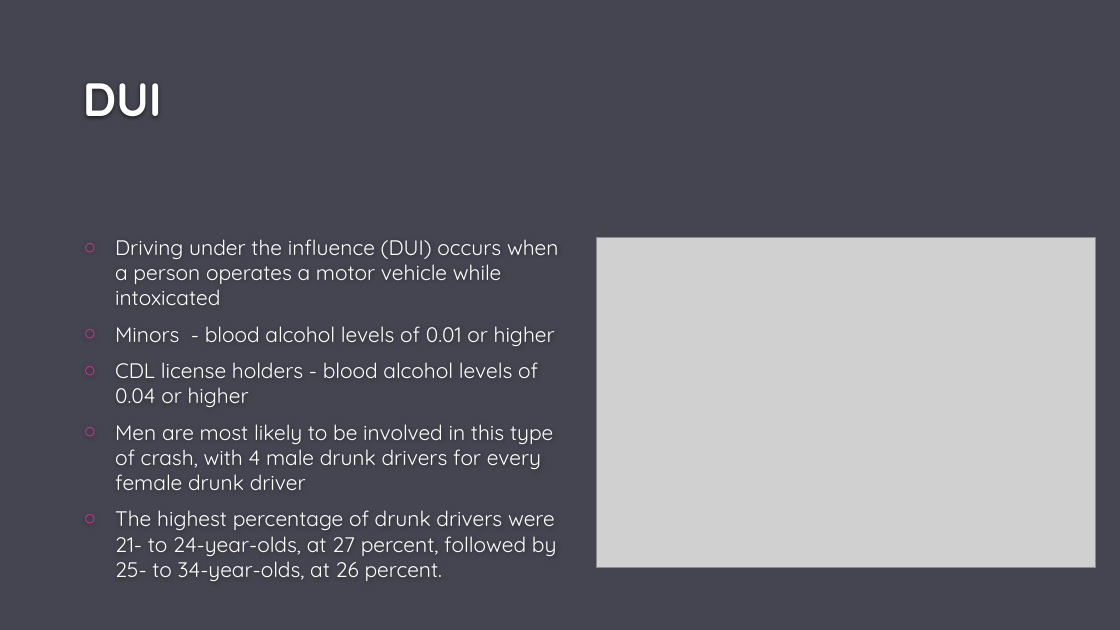
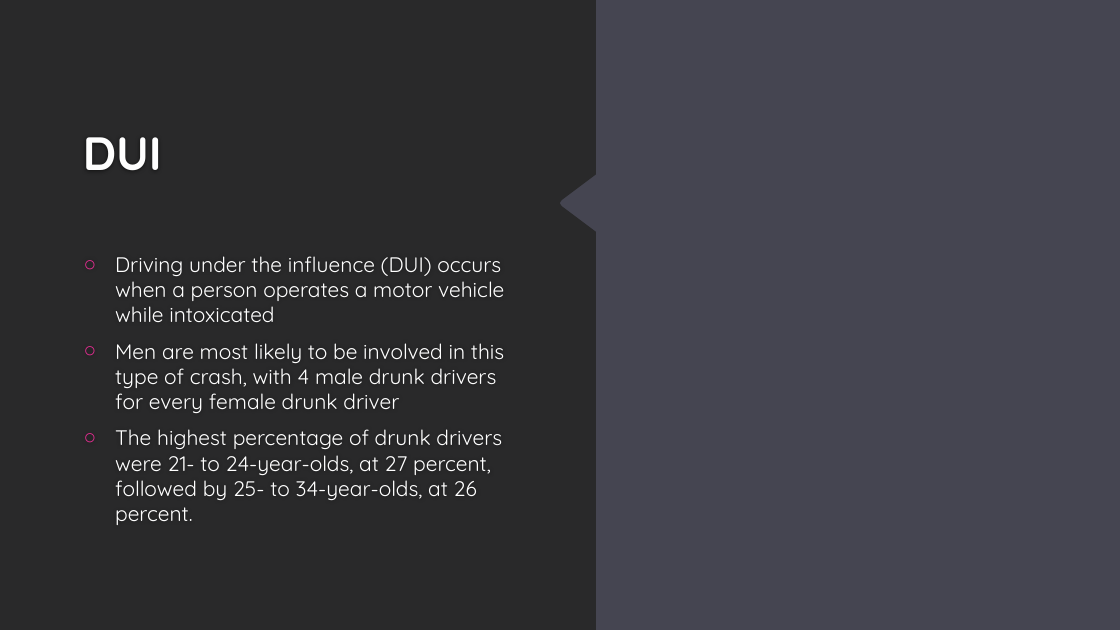
Before and after one commit to ajkim19/TNCs_and_DUI_Deaths, a slide deck: slide 7 of Project 1/Project-1.pptx. Drawn at 1120x630 pixels with LibreOffice and Linux fonts; fonts in the diff are those of the drawing; grey boxes stand for pictures; background and template pictures are left out. Boxes give left, top, right and bottom in pixels: in the first picture for what was removed or moved away, otherwise in the second. Text is boxed around its words. In the diff, an @@ line names an element or a change of style, - is before the commit and + after.

```diff
--- a/Project 1/Project-1.pptx
+++ b/Project 1/Project-1.pptx
@@ freeform shape added at (x1=0, y1=0, x2=596, y2=630), fill #262626 at 90% opacity @@
@@ title "DUI" moved from (x1=83, y1=83, x2=162, y2=116) to (x1=83, y1=137, x2=162, y2=170) @@
@@ text "Driving under the influence (DUI) ..." moved from (x1=115, y1=239, x2=559, y2=581) to (x1=115, y1=256, x2=504, y2=525) @@
@@ picture removed at (x1=597, y1=238, x2=1096, y2=568) @@
@@ text at (x1=115, y1=326, x2=555, y2=407): paragraphs removed @@
-○ Minors - blood alcohol levels of 0.01 or higher
-○ CDL license holders - blood alcohol levels of 0.04 or higher
```
Also in this commit, not shown: 9 other slides changed, 1 other file.
